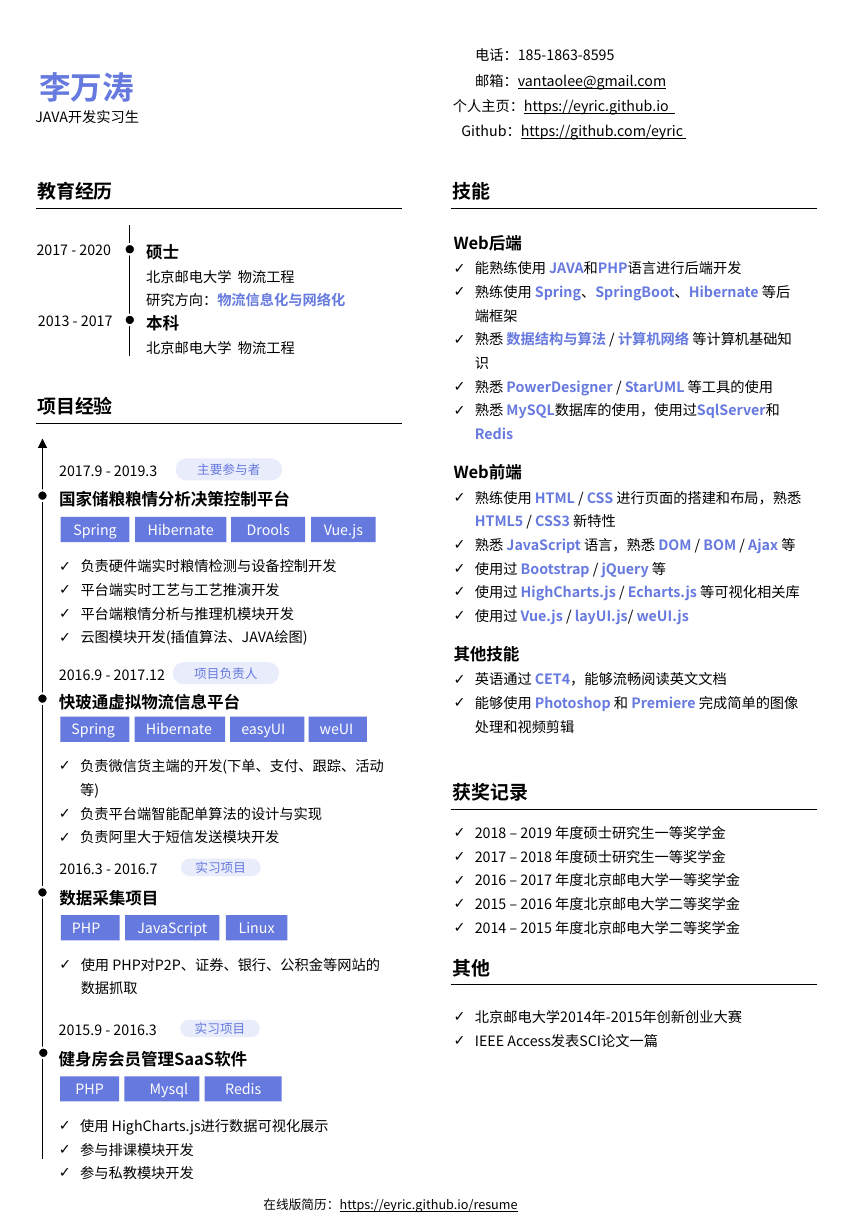
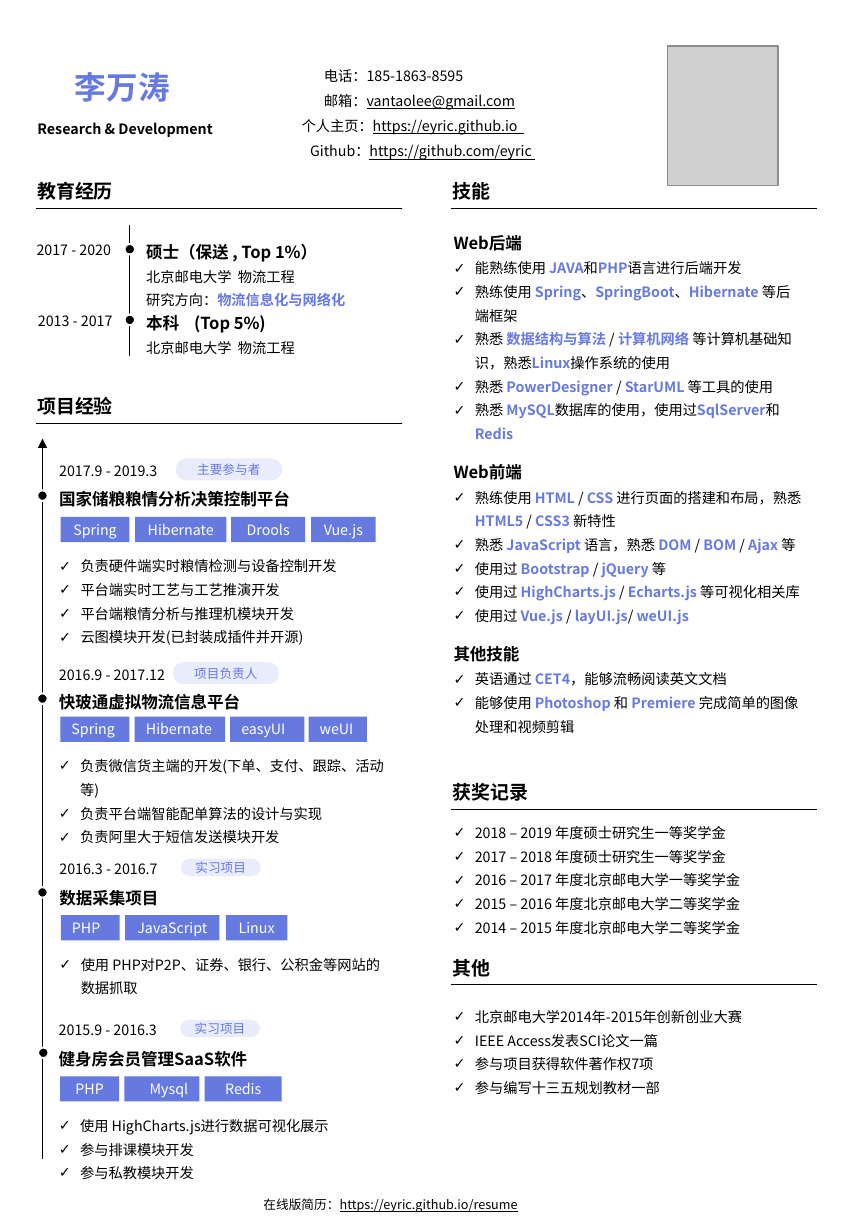
Before and after one commit to eyric/eyric.github.io, a slide deck: slide 1 of doc/resume.pptx. Drawn at 853x1232 pixels with LibreOffice and Linux fonts; fonts in the diff are those of the drawing; grey boxes stand for pictures. Boxes give left, top, right and bottom in pixels: in the first picture for what was removed or moved away, otherwise in the second. Text is boxed around its words. In the diff, an @@ line names an element or a change of style, - is before the commit and + after.

```diff
--- a/doc/resume.pptx
+++ b/doc/resume.pptx
@@ text "电话：185-1863-8595": place and size @@
-text "电话：185-1863-8595" at bbox=[453, 48, 683, 140]
+text "电话：185-1863-8595" at bbox=[302, 69, 532, 160]
@@ picture added at bbox=[668, 47, 778, 187] @@
@@ text "李万涛": place and size @@
-text "李万涛" at bbox=[39, 72, 134, 102]
+text "李万涛" at bbox=[75, 72, 170, 102]
@@ text at bbox=[37, 122, 212, 137]: text changed; bold on @@
-JAVA开发实习生
+Research & Development
@@ text at bbox=[146, 244, 317, 262]: text changed @@
-硕士
+硕士（保送 , Top 1%）
@@ text at bbox=[146, 315, 266, 333]: text changed @@
-本科
+本科 (Top 5%)
@@ text at bbox=[475, 332, 792, 370]: text changed; text colour #6679DF to #000000; bold off @@
-✓ 熟悉 数据结构与算法 / 计算机网络 等计算机基础知识
+✓ 熟悉 数据结构与算法 / 计算机网络 等计算机基础知识，熟悉Linux操作系统的使用
@@ text at bbox=[81, 630, 304, 645]: text changed @@
-✓ 云图模块开发(插值算法、JAVA绘图)
+✓ 云图模块开发(已封装成插件并开源)
@@ text at bbox=[475, 1057, 660, 1094]: paragraphs added @@
+✓ 参与项目获得软件著作权7项
+✓ 参与编写十三五规划教材一部
```
Also in this commit, not shown: 6 other files.
